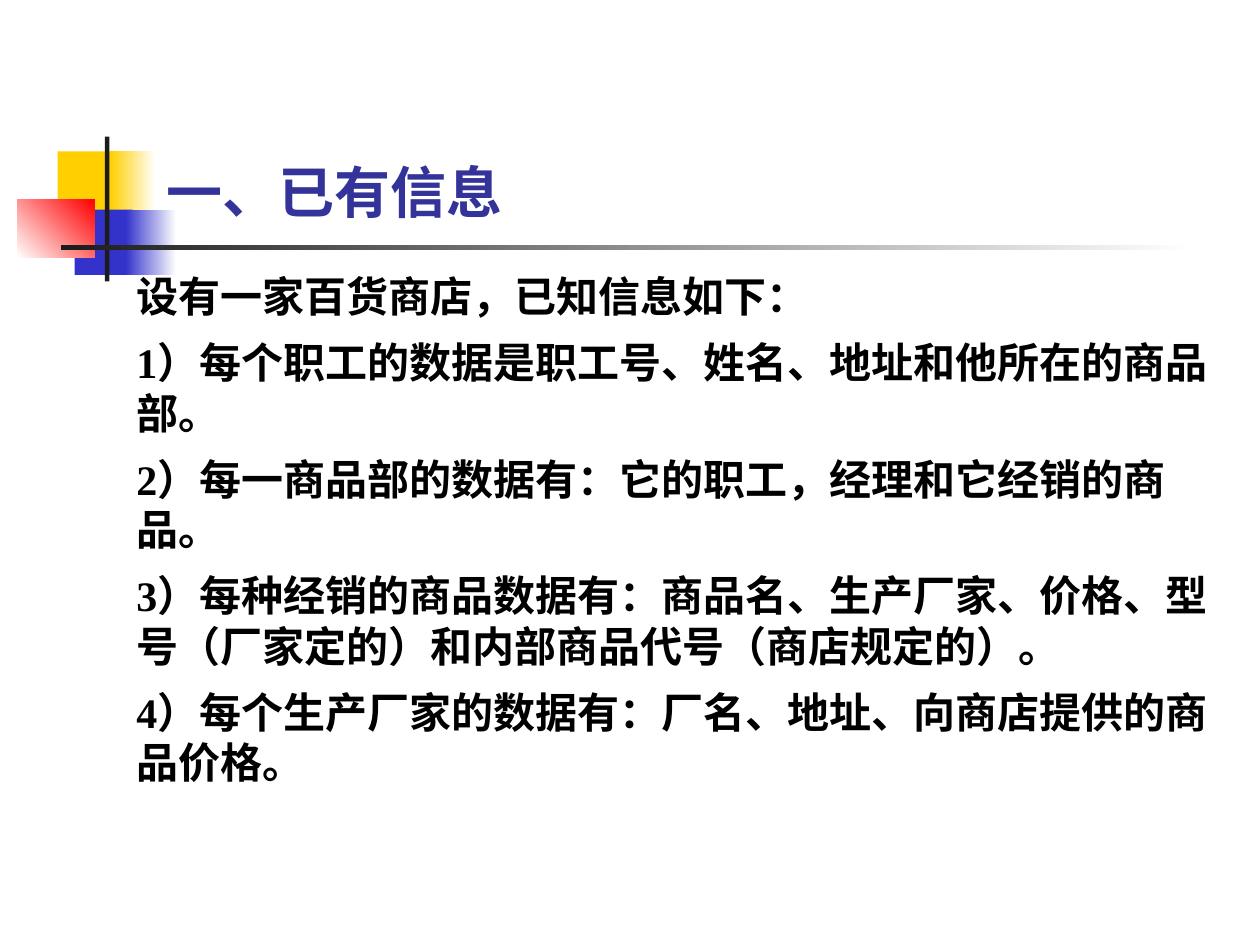
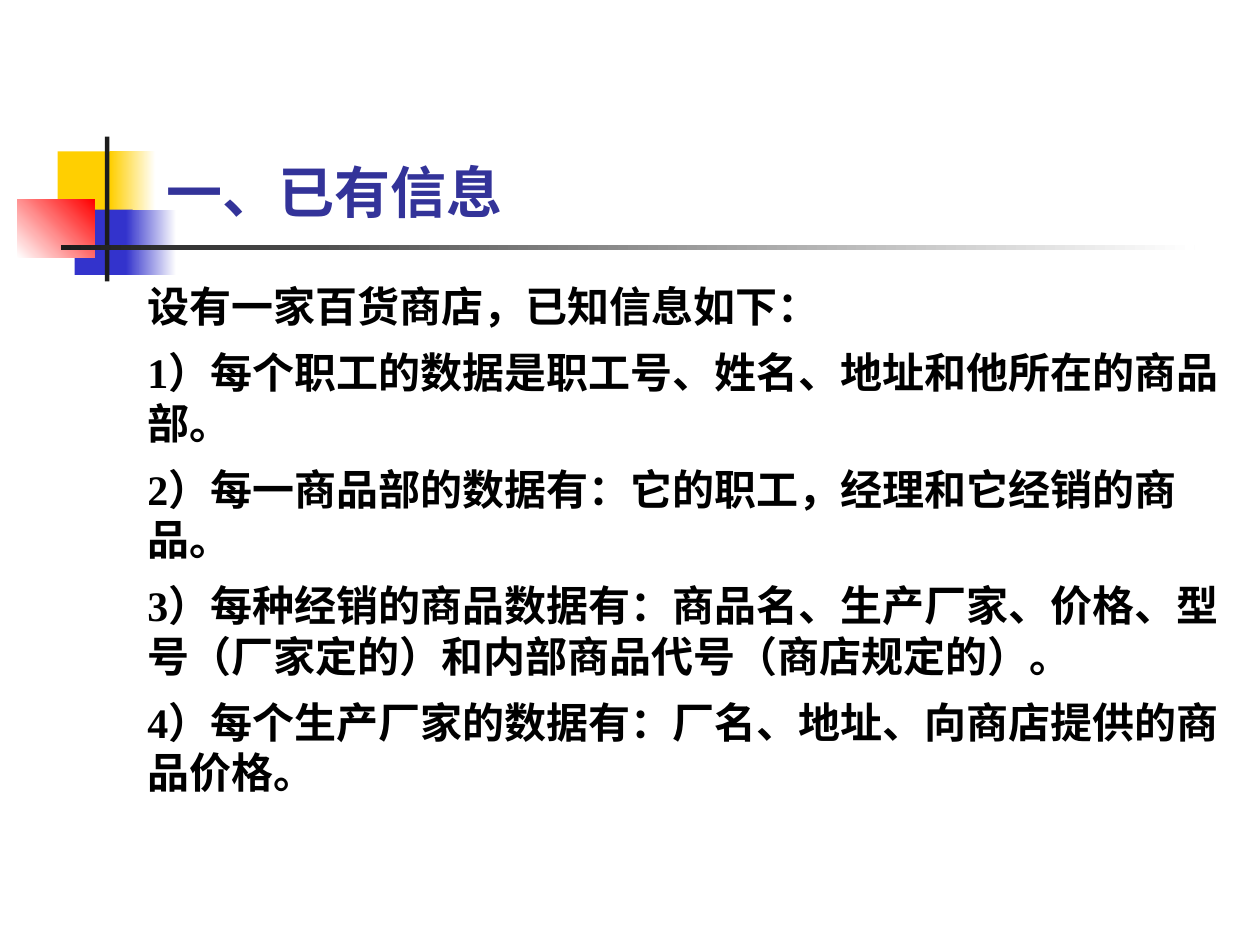
Before and after one commit to HDU-Course/HDU-kinoko-courses, a slide deck: slide 2 of 数据库原理/课程设计/数据库课程设计-实验4-5.ppt. Drawn at 1260x945 pixels with LibreOffice and Linux fonts; fonts in the diff are those of the drawing. Boxes give left, top, right and bottom in pixels: in the first picture for what was removed or moved away, otherwise in the second. Text is boxed around its words. In the diff, an @@ line names an element or a change of style, - is before the commit and + after.

```diff
--- a/数据库原理/课程设计/数据库课程设计-实验4-5.ppt
+++ b/数据库原理/课程设计/数据库课程设计-实验4-5.ppt
@@ text "设有一家百货商店，已知信息如下：" rewrapped from [136, 270, 1207, 732] to [147, 286, 1218, 742] @@
```
Also in this commit, not shown: 3 other files.
